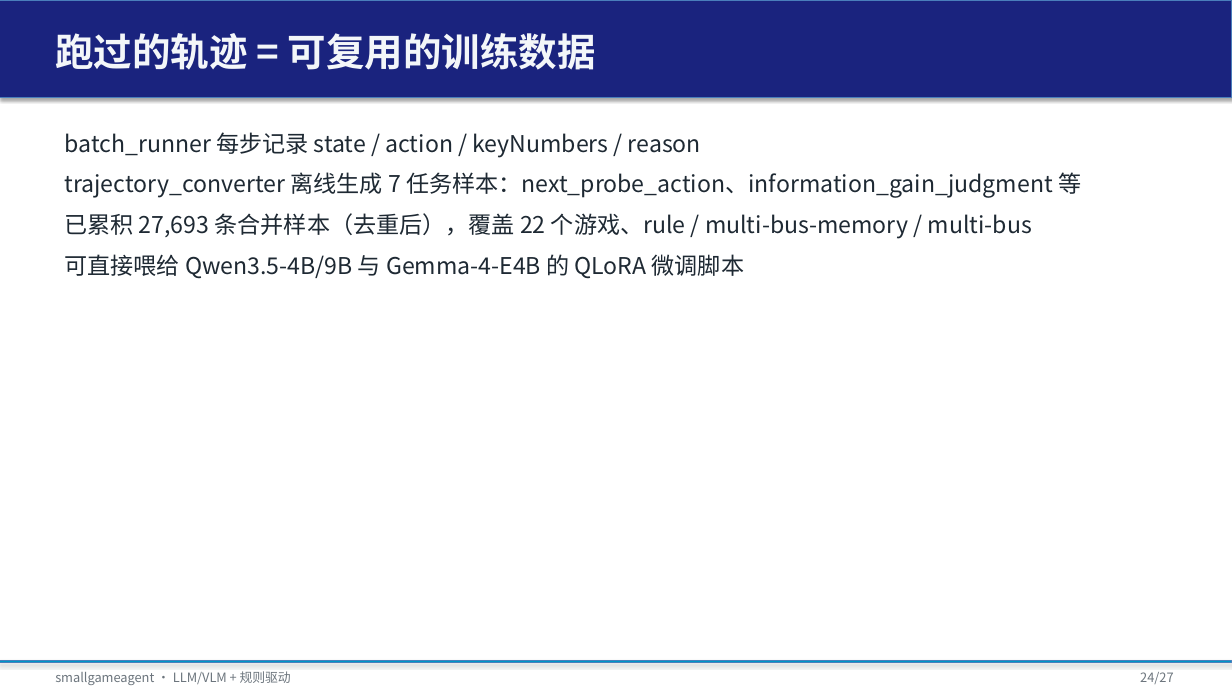
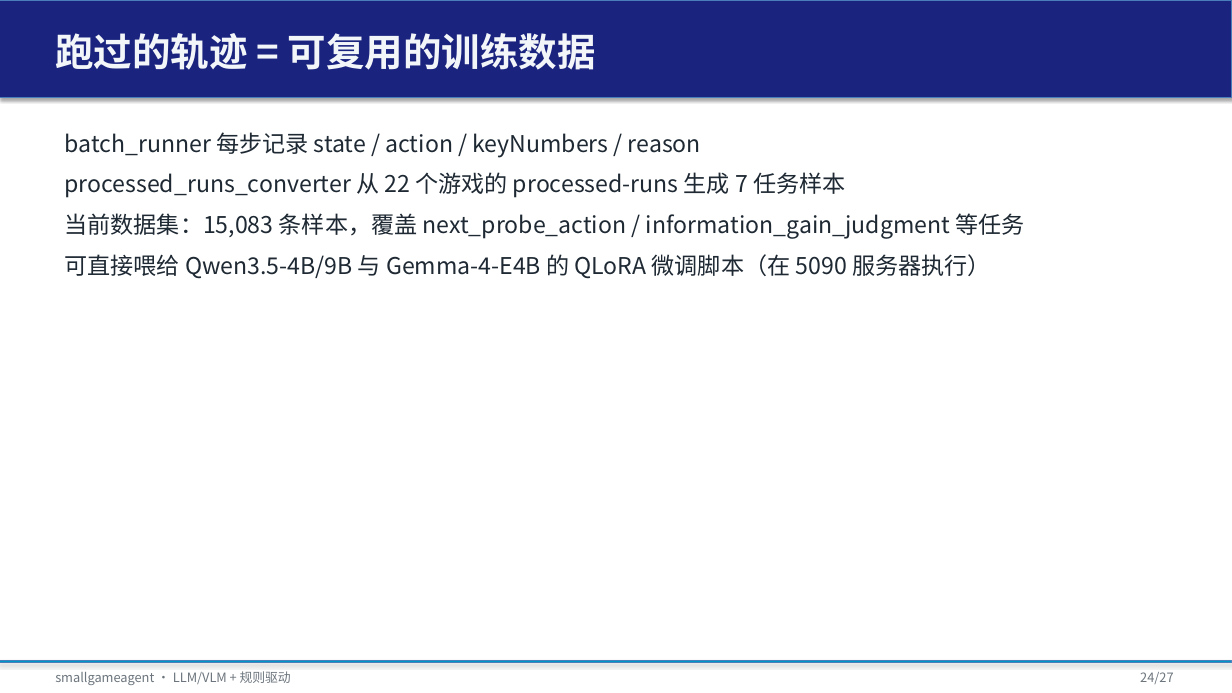
Before and after one commit to tzhazuma/smallgameagent, a slide deck: slide 24 of reports/smallgameagent_report.pptx. Drawn at 1232x693 pixels with LibreOffice and Linux fonts; fonts in the diff are those of the drawing. Boxes give left, top, right and bottom in pixels: in the first picture for what was removed or moved away, otherwise in the second. Text is boxed around its words. In the diff, an @@ line names an element or a change of style, - is before the commit and + after.

```diff
--- a/reports/smallgameagent_report.pptx
+++ b/reports/smallgameagent_report.pptx
@@ text at [64,172,1025,279]: text changed @@
-trajectory_converter 离线生成 7 任务样本：next_probe_action、information_gain_judgment 等
-已累积 27,693 条合并样本（去重后），覆盖 22 个游戏、rule / multi-bus-memory / multi-bus
-可直接喂给 Qwen3.5-4B/9B 与 Gemma-4-E4B 的 QLoRA 微调脚本
+processed_runs_converter 从 22 个游戏的 processed-runs 生成 7 任务样本
+当前数据集：15,083 条样本，覆盖 next_probe_action / information_gain_judgment 等任务
+可直接喂给 Qwen3.5-4B/9B 与 Gemma-4-E4B 的 QLoRA 微调脚本（在 5090 服务器执行）
```
Also in this commit, not shown: 1 other slide changed, 6 other files.
